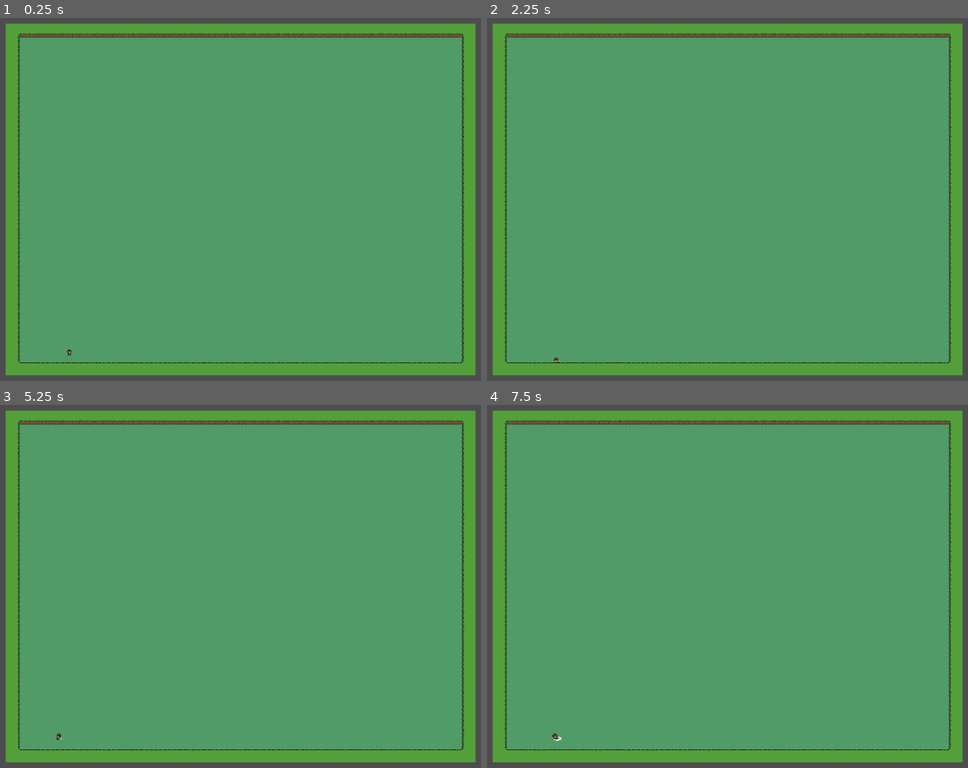
Above: before the commit, frames 1-4 (two rows, left to right).
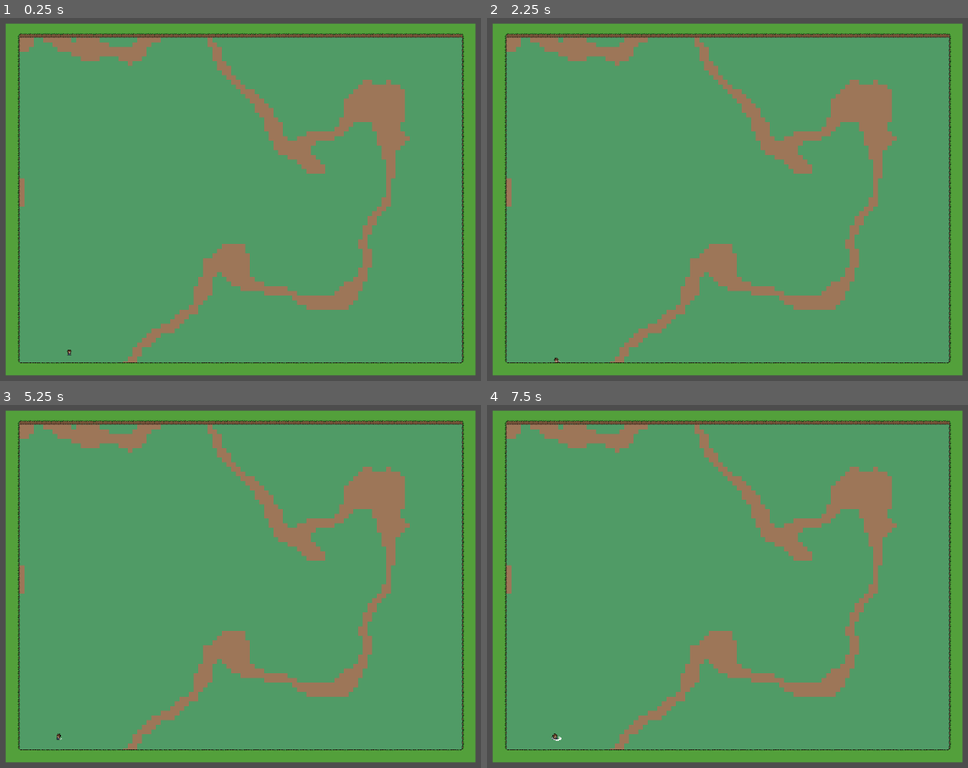
Above: after the commit, the same moments.

Repository: jestemkarol/roguelike-game-godot
Game: Godot game, scene res://scenes/proc_world_gen.tscn
Two runs of this game, one before a commit and one after it. Both use one fixed random seed, a clock stepped at 60 frames per second and the inputs below. This scene is started directly instead of the project's main scene.
Inputs:
- Up to frame 1 (0.25 s): no input
- Up to frame 2 (2.25 s): tap Enter at 0.5, 2 s; hold D (move_right) 0.53-1.28 s; hold E (attack) 0.53-1.28 s; tap Space at 1.25 s; hold S (move_down) 1.28-2.03 s; tap E (attack) at 1.35 s; hold D (move_right) from 2.03 s (still down); hold E (attack) from 2.03 s (still down)
- Up to frame 3 (5.25 s): tap Space at 2.75, 4.25 s; release D (move_right) at 2.78 s; release E (attack) at 2.78 s; hold W (move_up) 2.78-3.53 s; tap E (attack) at 2.85, 4.35 s; tap Enter at 3.5 s; hold E (attack) 3.53-4.28 s; hold Left (move_left) 3.53-5.03 s; hold S (move_down) from 5.03 s (still down); hold E (attack) from 5.03 s (still down)
- Up to frame 4 (7.5 s): release S (move_down) at 5.78 s; release E (attack) at 5.78 s; hold D (move_right) 5.78-6.53 s; tap E (attack) at 5.85, 7.35 s; hold W (move_up) 6.53-7.28 s; hold E (attack) 6.53-7.28 s; hold D (move_right) from 7.28 s (still down)

The runs differ from the first frame. In frame 1, 7.7% of the frame differs, in the area x 3-86%, y 5-95%; in frame 2, 7.7%; in frame 3, 7.7%; in frame 4, 7.7%.

Commit message:
Create basic paths generator for world-gen

Diff:
--- a/scenes/proc_world_gen.tscn
+++ b/scenes/proc_world_gen.tscn
@@ -1,15 +1,18 @@
-[gd_scene load_steps=9 format=3 uid="uid://balhakiefw0so"]
+[gd_scene load_steps=10 format=3 uid="uid://balhakiefw0so"]
 
 [ext_resource type="Script" path="res://scripts/proc_world_gen.gd" id="1_1mskc"]
 [ext_resource type="TileSet" uid="uid://d02xumhclvqji" path="res://data/tilemap.tres" id="1_p76op"]
 [ext_resource type="PackedScene" uid="uid://b3xl2512wepbf" path="res://scenes/player.tscn" id="3_8op7g"]
 [ext_resource type="Script" path="res://scripts/ScriptHelpers.gd" id="4_4btny"]
+[ext_resource type="Script" path="res://scripts/world_gen/PathsGenerator.gd" id="5_kw1ub"]
 [ext_resource type="Script" path="res://scripts/world_gen/BorderAreaGenerator.gd" id="5_xac4r"]
 [ext_resource type="Script" path="res://scripts/world_gen/AreaSettings.gd" id="6_33jtd"]
 
 [sub_resource type="FastNoiseLite" id="FastNoiseLite_4stwk"]
 
 [sub_resource type="NoiseTexture2D" id="NoiseTexture2D_6hxvo"]
+width = 75
+height = 100
 noise = SubResource("FastNoiseLite_4stwk")
 
 [node name="proc_world_gen" type="Node2D"]
@@ -47,6 +50,9 @@
 [node name="BorderAreaGenerator" type="Node" parent="generators"]
 script = ExtResource("5_xac4r")
 
+[node name="PathsGenerator" type="Node" parent="generators"]
+script = ExtResource("5_kw1ub")
+
 [node name="shared_scripts" type="Node" parent="."]
 
 [node name="AreaSettings" type="Node" parent="shared_scripts"]
--- a/scripts/proc_world_gen.gd
+++ b/scripts/proc_world_gen.gd
@@ -11,8 +11,10 @@
 
 # Generators
 @onready var BorderAreaGenerator = preload("res://scripts/world_gen/BorderAreaGenerator.gd")
+@onready var PathsGenerator = preload("res://scripts/world_gen/PathsGenerator.gd")
 
 var border_area_generator: BorderAreaGenerator
+var paths_generator: PathsGenerator
 
 var PLAYER_SPAWN_AREA: Dictionary
 
@@ -20,7 +22,9 @@
 	randomize()
 	noise = noise_height_texture.noise
 	initialize_constants()
-	border_area_generator = BorderAreaGenerator.new(tile_map, noise, AreaSettings.new())
+	var area_settings = AreaSettings.new()
+	border_area_generator = BorderAreaGenerator.new(tile_map, noise, area_settings)
+	paths_generator = PathsGenerator.new(tile_map, noise, area_settings)
 	generate_level()
 
 func initialize_constants() -> void:
@@ -31,12 +35,16 @@
 func generate_level() -> void:
 	for x in range(AreaSettings.WIDTH):
 		for y in range(AreaSettings.HEIGHT):
-			set_grass(Vector2i(x, y))
-			border_area_generator.generate_closed_borders(Vector2i(x, y))
+			var point = Vector2i(x, y)
+			var noise_val = noise.get_noise_2d(x, y)
+			set_grass(point)
+			if noise_val > 0.0 && noise_val < 0.1:
+				paths_generator.generate_paths(point)
+			border_area_generator.generate_closed_borders(point)
 	spawn_player()
 
 func set_grass(position: Vector2i) -> void:
-	tile_map.set_cell(AreaSettings.LAYERS.grass, position, AreaSettings.GRASS.source_id, AreaSettings.GRASS.atlas)
+	tile_map.set_cell(AreaSettings.LAYERS.ground, position, AreaSettings.GRASS.source_id, AreaSettings.GRASS.atlas)
 
 func spawn_player() -> void:
 	var player_position = Helpers.get_random_point_in_area(PLAYER_SPAWN_AREA.top_left, PLAYER_SPAWN_AREA.bottom_right)
--- a/scripts/world_gen/AreaSettings.gd
+++ b/scripts/world_gen/AreaSettings.gd
@@ -3,12 +3,13 @@
 class_name AreaSettings
 
 # Area size
+# REMEMBER if changing to change Noise H&W
 const HEIGHT = 75
 const WIDTH = 100
 
 # Layers
 const LAYERS = {
-	"grass": 0,
+	"ground": 0,
 	"cliff": 1,
 	"objects": 2
 }
@@ -32,3 +33,8 @@
 	"left_outer": Vector2i(1, 5),
 	"right_outer": Vector2i(3, 5)
 }
+
+const PATH = {
+	"source_id": 1,
+	"atlas": Vector2i(2, 1)
+}
--- /dev/null
+++ b/scripts/world_gen/PathsGenerator.gd
@@ -0,0 +1,15 @@
+extends Node
+
+class_name PathsGenerator
+
+var tile_map: TileMap
+var noise: Noise
+var area_settings: AreaSettings
+
+func _init(tile_map: TileMap, noise: Noise, area_settings: AreaSettings) -> void:
+	self.tile_map = tile_map
+	self.noise = noise
+	self.area_settings = area_settings
+
+func generate_paths(position: Vector2i) -> void:
+	tile_map.set_cell(AreaSettings.LAYERS.ground, position, AreaSettings.PATH.source_id, AreaSettings.PATH.atlas)
